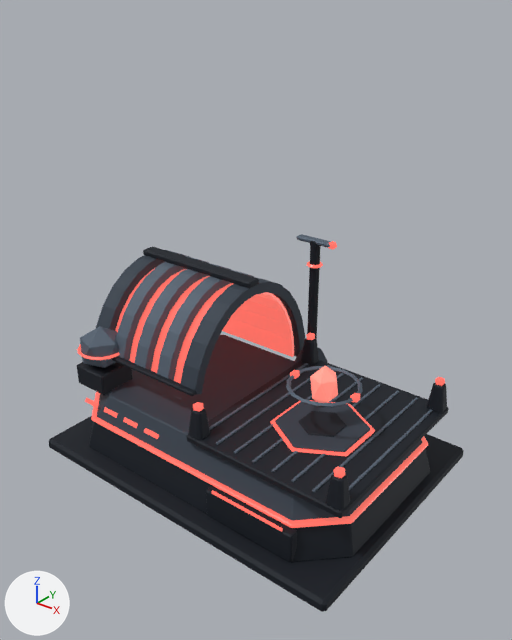
Before and after pictures for a commit that changed the glTF model assets/models/m_hq.glb.
One viewpoint serves both versions: a 50 mm camera at (8.54, -10.59, 10.04) aimed at (0.31, -0.31, 3.66). Every picture has the same lights, and +X, +Y and +Z are marked at lower left. The first picture is the older version. Where no turn or scale is listed for an object, it has been applied to the vertices.

Objects in the first picture: 'Command hull', 'Core crystal', 'Field cage', 'Sensor head'.
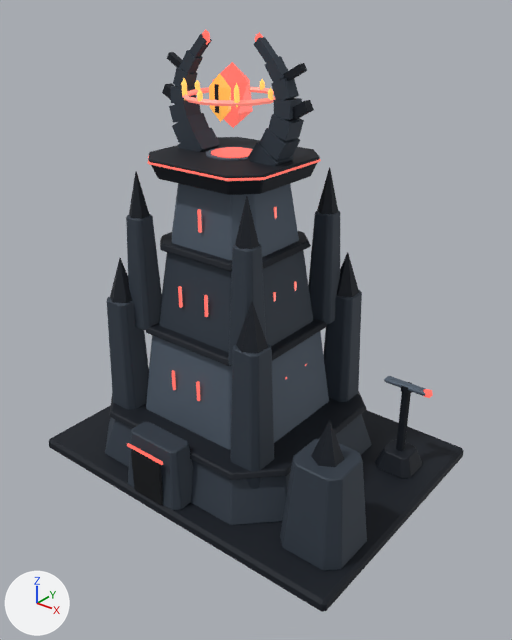
Commit message: Rebuild the machine HQ as a dark tower crowned by the Eye

Where the change shows, as pixel boxes [x1, y1, x2, y2] in the pictures (512 x 640 px):
'Dark tower', added: after [49, 30, 464, 612]
    faces in mat_paint: [49, 34, 464, 612]
    faces in mat_signal_ff3e31: [127, 30, 321, 465]
'Command hull', deleted: before [49, 246, 464, 612]
    faces in mat_paint: [49, 246, 464, 612]
    faces in mat_signal_ff3e31: [77, 261, 445, 532]
'Eye', added: after [209, 62, 253, 128]
    faces in mat_signal_ff3e31: [213, 62, 253, 128]
    faces in mat_signal_ff921f: [209, 73, 231, 122]
'Fire ring', added: after [181, 78, 275, 107]
    faces in mat_signal_ff3e31: [182, 87, 275, 106]
    faces in mat_signal_ff921f: [181, 78, 273, 107]
'Core crystal', deleted: before [310, 366, 338, 403]
'Field cage', deleted: before [286, 366, 363, 407]
    faces in mat_paint: [286, 366, 363, 407]
    faces in mat_signal_ff3e31: [290, 370, 360, 403]
'Sensor head', moved: before [297, 234, 337, 250]; after [384, 376, 433, 398]

The change, as a list of edits to the scene's bpy script:
```text
Add mat_signal_ff921f:
    mat_signal_ff921f = bpy.data.materials.new('Signal_ff921f')
    # nodes: BsdfPrincipled, Mix, OutputMaterial, VertexColor
    # colours: orange #d3a44f, orange #ffc762, mixed with the vertex colours
Add me_torus:
    me_torus.from_pydata(...)  # 160 vertices, 288 faces; spans x -0.95..0.95, y -0.95..0.95, z -0.09..0.35
    # faces by material slot: [128, 160]
    me_torus.materials.append(mat_signal_ff3e31)
    me_torus.materials.append(mat_signal_ff921f)
Add me_icosphere_003:
    me_icosphere_003.from_pydata(...)  # an icosphere of 20 faces spanning x -0.376..0.376, y -0.357..0.357, z -0.6..0.6, material slot 0; an icosphere of 20 faces spanning x -0.268..0.268, y -0.445..-0.275, z -0.44..0.44, material slot 1; a box spanning x -0.035..0.035, y -0.47..-0.43, z -0.25..0.25, material slot 2
    me_icosphere_003.materials.append(mat_signal_ff3e31)
    me_icosphere_003.materials.append(mat_signal_ff921f)
    me_icosphere_003.materials.append(mat_paint)
Add me_cube_1:
    me_cube_1.from_pydata(...)  # 1548 vertices, 2792 faces; spans x -3.9..3.9, y -2.9..2.9, z 0.0..9.14
    # faces by material slot: [2364, 428]
    me_cube_1.materials.append(mat_paint)
    me_cube_1.materials.append(mat_signal_ff3e31)
Remove ob_command_hull:
    ob_command_hull = bpy.data.objects.new('Command hull', me_cube)
    ob_command_hull.location = (0.0, 0.0, 0.0)
Change ob_sensor_head:
    ob_sensor_head.location: (0.1, 2.1, 4.62) -> (3.0, 1.4, 2.25)
Remove ob_core_crystal:
    ob_core_crystal = bpy.data.objects.new('Core crystal', me_icosphere_006)
    ob_core_crystal.location = (2.0, -0.25, 2.7)
Remove ob_field_cage:
    ob_field_cage = bpy.data.objects.new('Field cage', me_torus_002)
    ob_field_cage.location = (2.0, -0.25, 2.7)
Add ob_fire_ring:
    ob_fire_ring = bpy.data.objects.new('Fire ring', me_torus)
    ob_fire_ring.location = (-0.5, 0.0, 8.0)
Add ob_eye:
    ob_eye = bpy.data.objects.new('Eye', me_icosphere_003)
    ob_eye.location = (-0.5, 0.0, 8.0)
Add ob_dark_tower:
    ob_dark_tower = bpy.data.objects.new('Dark tower', me_cube_1)
    ob_dark_tower.location = (0.0, 0.0, 0.0)
```
